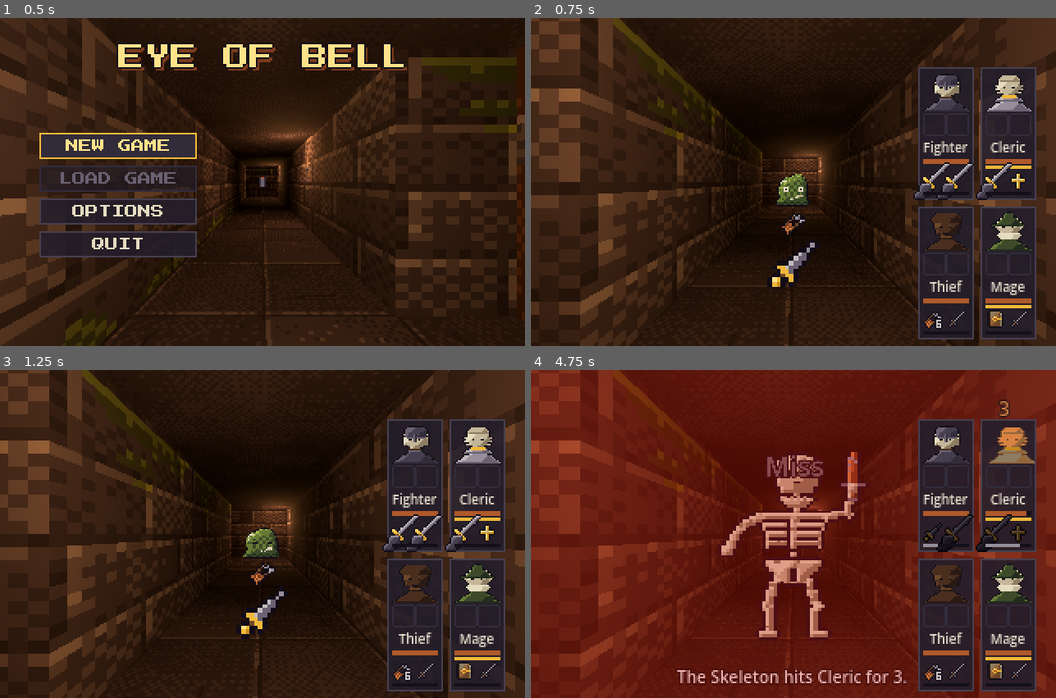
Above: before the commit, frames 1-4 (two rows, left to right).
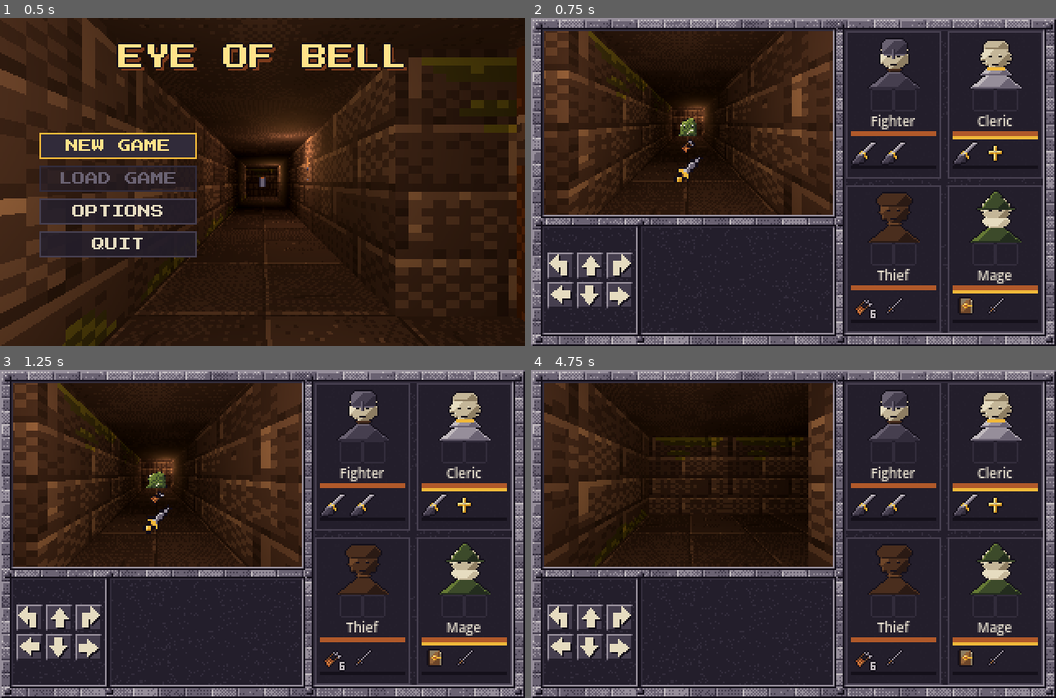
Above: after the commit, the same moments.

Repository: XrNrX/eye-of-bell
Game: Godot game, scene res://scenes/main_menu.tscn
The game is run twice, just before and just after one commit, with the same random seed, the same clock (stepped at 60 frames per second) and the same inputs.
Inputs (mouse positions are in pixels of both pictures, inside the frame that each line leads up to):
- Up to frame 1 (0.5 s): no input
- Up to frame 2 (0.75 s): click "NEW GAME" at 0.5 s
- Up to frame 3 (1.25 s): no input
- Up to frame 4 (4.75 s): click (562, 619) at 1.27 s; click (935, 534) at 2.02 s; click (588, 619) at 2.77 s; click (956, 534) at 3.52 s; click (993, 534) at 4.27 s

Frame 1 is identical in both runs. In frame 2, 68% of the frame differs, in the area x 0-100%, y 0-100%; in frame 3, 68%; in frame 4, 89%.

Commit message:
Rearrange the HUD into a classic Eye of the Beholder layout with a stone frame
3D view top-left, party panels at the right, message log and on-screen
movement arrows along the bottom, all inside a generated stone frame. The
camera uses an off-axis projection so the view sits in its window; layout
rectangles live in ui_layout.gd. The message line becomes a scrolling log.

Co-Authored-By: Claude Sonnet 5.5 <noreply@anthropic.com>

Diff:
--- a/data/party/cleric.tres
+++ b/data/party/cleric.tres
@@ -1,7 +1,7 @@
 [gd_resource type="Resource" load_steps=7 format=3]
 
 [ext_resource type="Script" path="res://scripts/character_def.gd" id="1_def"]
-[ext_resource type="Texture2D" path="res://art/ui/hand_sword.png" id="2_hand"]
+[ext_resource type="Texture2D" path="res://art/ui/hand_sword_small.png" id="2_hand"]
 [ext_resource type="Texture2D" path="res://art/portraits/cleric/portrait.png" id="3_portrait"]
 [ext_resource type="Texture2D" path="res://art/portraits/cleric/portrait_hurt.png" id="4_hurt"]
 [ext_resource type="Texture2D" path="res://art/portraits/cleric/portrait_dead.png" id="5_dead"]
--- a/data/party/fighter.tres
+++ b/data/party/fighter.tres
@@ -1,7 +1,7 @@
 [gd_resource type="Resource" load_steps=6 format=3]
 
 [ext_resource type="Script" path="res://scripts/character_def.gd" id="1_def"]
-[ext_resource type="Texture2D" path="res://art/ui/hand_sword.png" id="2_hand"]
+[ext_resource type="Texture2D" path="res://art/ui/hand_sword_small.png" id="2_hand"]
 [ext_resource type="Texture2D" path="res://art/portraits/fighter/portrait.png" id="3_portrait"]
 [ext_resource type="Texture2D" path="res://art/portraits/fighter/portrait_hurt.png" id="4_hurt"]
 [ext_resource type="Texture2D" path="res://art/portraits/fighter/portrait_dead.png" id="5_dead"]
--- a/data/party/mage.tres
+++ b/data/party/mage.tres
@@ -1,7 +1,7 @@
 [gd_resource type="Resource" load_steps=8 format=3]
 
 [ext_resource type="Script" path="res://scripts/character_def.gd" id="1_def"]
-[ext_resource type="Texture2D" path="res://art/ui/hand_sword.png" id="2_hand"]
+[ext_resource type="Texture2D" path="res://art/ui/hand_sword_small.png" id="2_hand"]
 [ext_resource type="Texture2D" path="res://art/portraits/mage/portrait.png" id="3_portrait"]
 [ext_resource type="Texture2D" path="res://art/portraits/mage/portrait_hurt.png" id="4_hurt"]
 [ext_resource type="Texture2D" path="res://art/portraits/mage/portrait_dead.png" id="5_dead"]
--- a/data/party/thief.tres
+++ b/data/party/thief.tres
@@ -1,7 +1,7 @@
 [gd_resource type="Resource" load_steps=8 format=3]
 
 [ext_resource type="Script" path="res://scripts/character_def.gd" id="1_def"]
-[ext_resource type="Texture2D" path="res://art/ui/hand_sword.png" id="2_hand"]
+[ext_resource type="Texture2D" path="res://art/ui/hand_sword_small.png" id="2_hand"]
 [ext_resource type="Texture2D" path="res://art/portraits/thief/portrait.png" id="3_portrait"]
 [ext_resource type="Texture2D" path="res://art/portraits/thief/portrait_hurt.png" id="4_hurt"]
 [ext_resource type="Texture2D" path="res://art/portraits/thief/portrait_dead.png" id="5_dead"]
--- a/scenes/hud.tscn
+++ b/scenes/hud.tscn
@@ -6,23 +6,17 @@
 layer = 5
 script = ExtResource("1_hud")
 
+[node name="Log" type="RichTextLabel" parent="."]
+unique_name_in_owner = true
+mouse_filter = 2
+theme_override_constants/line_separation = 0
+theme_override_font_sizes/normal_font_size = 8
+scroll_following = true
+selection_enabled = false
+
 [node name="Message" type="Label" parent="."]
 unique_name_in_owner = true
-anchors_preset = 7
-anchor_left = 0.5
-anchor_top = 1.0
-anchor_right = 0.5
-anchor_bottom = 1.0
-offset_left = -84.0
-offset_top = -40.0
-offset_right = 84.0
-offset_bottom = -6.0
-grow_horizontal = 2
-grow_vertical = 0
 mouse_filter = 2
-theme_override_colors/font_outline_color = Color(0, 0, 0, 1)
-theme_override_constants/outline_size = 3
-theme_override_font_sizes/font_size = 10
-horizontal_alignment = 1
-vertical_alignment = 2
-autowrap_mode = 3
+theme_override_font_sizes/font_size = 8
+clip_text = true
+text_overrun_behavior = 3
--- a/scenes/main.tscn
+++ b/scenes/main.tscn
@@ -3,6 +3,9 @@
 [ext_resource type="PackedScene" path="res://scenes/cursor_item.tscn" id="14_cursor"]
 [ext_resource type="Script" path="res://scripts/combat_feel.gd" id="20_feel"]
 [ext_resource type="Script" path="res://scripts/save_manager.gd" id="21_save"]
+[ext_resource type="Script" path="res://scripts/view_camera.gd" id="22_camera"]
+[ext_resource type="Script" path="res://scripts/ui_frame.gd" id="23_frame"]
+[ext_resource type="Script" path="res://scripts/move_arrows.gd" id="24_arrows"]
 [ext_resource type="PackedScene" path="res://scenes/inventory_screen.tscn" id="15_inventory"]
 [ext_resource type="Script" path="res://scripts/party.gd" id="7_party"]
 [ext_resource type="Resource" path="res://data/party/fighter.tres" id="8_fighter"]
@@ -41,6 +44,7 @@
 [node name="Camera3D" type="Camera3D" parent="Player"]
 transform = Transform3D(1, 0, 0, 0, 1, 0, 0, 0, 1, 0, 1, 0)
 fov = 75.0
+script = ExtResource("22_camera")
 
 [node name="Torch" type="OmniLight3D" parent="Player"]
 transform = Transform3D(1, 0, 0, 0, 1, 0, 0, 0, 1, 0, 1.4, 0)
@@ -52,6 +56,12 @@
 
 [node name="DebugOverlay" parent="." instance=ExtResource("4_debug")]
 player_path = NodePath("../Player")
+
+[node name="Frame" type="CanvasLayer" parent="."]
+script = ExtResource("23_frame")
+
+[node name="Arrows" type="CanvasLayer" parent="."]
+script = ExtResource("24_arrows")
 
 [node name="Hud" parent="." instance=ExtResource("5_hud")]
 
--- a/scenes/party_hud.tscn
+++ b/scenes/party_hud.tscn
@@ -18,16 +18,11 @@
 
 [node name="Panels" type="GridContainer" parent="."]
 unique_name_in_owner = true
-anchors_preset = 3
-anchor_left = 1.0
-anchor_top = 1.0
-anchor_right = 1.0
-anchor_bottom = 1.0
-offset_left = -84.0
-offset_top = -112.0
-offset_right = -4.0
-offset_bottom = -4.0
-grow_horizontal = 0
-grow_vertical = 0
+offset_left = 192.0
+offset_top = 8.0
+offset_right = 312.0
+offset_bottom = 192.0
 mouse_filter = 2
+theme_override_constants/h_separation = 4
+theme_override_constants/v_separation = 4
 columns = 2
--- a/scripts/hud.gd
+++ b/scripts/hud.gd
@@ -1,52 +1,85 @@
 extends CanvasLayer
-## Minimal HUD: a short-lived message at the bottom (a "miss" message is tinted and
-## prefixed: see data/combat_feel.tres). Other scripts call
-## show_message() through the "hud" group, so this scene can be removed without
-## breaking anything.
+## The message log, in the log window of the stone frame (see ui_layout.gd): a scrolling
+## history of what happened ("The Slime hits Cleric for 2."), newest at the bottom and
+## brightest, older lines dimmer. Below it a one-line status row shows transient text: the
+## name of the item under the mouse, or a prompt like "Heal whom?".
+##
+## Other scripts call show_message() through the "hud" group, so this scene can be removed
+## without breaking anything:
+##   show_message(text)             a line in the log
+##   show_message(text, true)       the status row; stays until clear_message()
+##   show_message(text, false, "miss")   a log line in the miss style (prefix and colour
+##                                  from data/combat_feel.tres)
+##   clear_message(only_if)         clear the status row (only if it shows that text)
+##
+## last_message / last_tone are the newest log line, for anything that wants to read it.
 
+const UiLayout := preload("res://scripts/ui_layout.gd")
 const FeelConfigScript := preload("res://scripts/combat_feel_config.gd")
 
-const MESSAGE_TIME := 2.0  # Seconds a message stays fully visible.
-const FADE_TIME := 0.5
+const MAX_LINES := 40
+const NEWEST := Color("e6dcc0")    # Palette bone_300.
+const RECENT := Color("c3bcc0")    # Palette stone_100.
+const OLD := Color("968e9a")       # Palette stone_300.
+const STATUS := Color("ffe38a")    # Palette torch_300.
+const PADDING := Vector2(4, 3)
+const STATUS_HEIGHT := 10.0
 
 var feel_cfg: Resource = FeelConfigScript.get_config()  # data/combat_feel.tres
-@onready var message: Label = %Message
+@onready var log_text: RichTextLabel = %Log
+@onready var message: Label = %Message  # The status row.
 
-var tween: Tween
+var lines := []  # [{text, colour: Color or null (use the age colour)}], oldest first.
+var last_message := ""
+var last_tone := ""
 
 
 func _ready() -> void:
 	add_to_group("hud")
-	message.modulate.a = 0.0
+	var well := UiLayout.LOG
+	log_text.position = well.position + PADDING
+	log_text.size = well.size - PADDING * 2.0 - Vector2(0, STATUS_HEIGHT)
+	message.position = Vector2(well.position.x + PADDING.x, well.end.y - PADDING.y - STATUS_HEIGHT)
+	message.size = Vector2(well.size.x - PADDING.x * 2.0, STATUS_HEIGHT)
+	message.add_theme_color_override("font_color", STATUS)
+	message.text = ""
+	log_text.get_v_scroll_bar().modulate.a = 0.0  # It scrolls itself; no scrollbar needed.
 
 
-## Show a message, which fades out after a couple of seconds. With hold = true it
-## stays until clear_message() instead (used for hover text, see quick_slot.gd).
-## tone "miss" gives it the miss style (prefix and colour) if that effect is enabled.
+## A line in the log, or (hold) the status row. tone "miss" gives it the miss style.
 func show_message(text: String, hold := false, tone := "") -> void:
+	if hold:
+		message.text = text
+		return
+	var colour = null
 	if tone == "miss" and feel_cfg.miss_message_enabled:
 		text = feel_cfg.miss_prefix + text
-		message.add_theme_color_override("font_color", feel_cfg.miss_colour)
-	else:
-		message.remove_theme_color_override("font_color")
-	message.text = text
-	message.modulate.a = 1.0
-	if tween:
-		tween.kill()  # Restart the timer if a message is already showing.
-		tween = null
-	if hold:
-		return
-	tween = create_tween()
-	tween.tween_interval(MESSAGE_TIME)
-	tween.tween_property(message, "modulate:a", 0.0, FADE_TIME)
+		colour = feel_cfg.miss_colour
+	last_message = text
+	last_tone = tone
+	lines.append({"text": text, "colour": colour})
+	if lines.size() > MAX_LINES:
+		lines.pop_front()
+	_redraw()
 
 
-## Hide the message now. With only_if, only if that exact text is the one showing,
-## so a hover ending can't wipe a different message that arrived in the meantime.
+## Clear the status row now. With only_if, only if that exact text is showing, so a hover
+## ending can't wipe a different prompt that arrived in the meantime.
 func clear_message(only_if := "") -> void:
-	if only_if != "" and message.text != only_if:
-		return
-	if tween:
-		tween.kill()
-		tween = null
-	message.modulate.a = 0.0
+	if only_if == "" or message.text == only_if:
+		message.text = ""
+
+
+## Rebuild the log: the newest line brightest, the two before it a little dimmer, the rest dim.
+func _redraw() -> void:
+	log_text.clear()
+	for i in lines.size():
+		var age: int = lines.size() - 1 - i
+		var line: Dictionary = lines[i]
+		var colour: Color = line.colour if line.colour != null else \
+				(NEWEST if age == 0 else (RECENT if age <= 2 else OLD))
+		log_text.push_color(colour)
+		log_text.add_text(line.text)
+		log_text.pop()
+		if i < lines.size() - 1:
+			log_text.newline()
--- /dev/null
+++ b/scripts/move_arrows.gd
@@ -0,0 +1,65 @@
+extends CanvasLayer
+## The on-screen movement arrows, in the arrows window of the stone frame:
+##
+##     [turn left]  [forward]  [turn right]
+##     [strafe L ]  [back   ]  [strafe R  ]
+##
+## They do exactly what W/A/S/D/Q/E do (Player.command), including holding the mouse button
+## down to keep walking; the player ignores them while a step is animating, as for keys.
+## Talks to the player through its group, so deleting this node just removes the arrows.
+
+const UiLayout := preload("res://scripts/ui_layout.gd")
+
+const BUTTON := 16.0
+const GAP := 2.0
+# [command, art name] in reading order.
+const LAYOUT := [
+	["turn_left", "turn_left"], ["forward", "up"], ["turn_right", "turn_right"],
+	["strafe_left", "left"], ["back", "down"], ["strafe_right", "right"],
+]
+
+var buttons := {}  # command -> TextureButton
+var player: Node
+
+
+func _ready() -> void:
+	layer = 6
+	var well := UiLayout.ARROWS
+	var block := Vector2(3 * BUTTON + 2 * GAP, 2 * BUTTON + GAP)
+	var origin := well.position + ((well.size - block) / 2.0).floor()
+	for i in LAYOUT.size():
+		var command: String = LAYOUT[i][0]
+		var art: String = LAYOUT[i][1]
+		var b := TextureButton.new()
+		b.texture_normal = load("res://art/ui/arrow_%s.png" % art)
+		b.texture_pressed = load("res://art/ui/arrow_%s_pressed.png" % art)
+		b.texture_filter = CanvasItem.TEXTURE_FILTER_NEAREST
+		b.focus_mode = Control.FOCUS_NONE  # Space/Enter/F shouldn't press them.
+		b.position = origin + Vector2((i % 3) * (BUTTON + GAP), (i / 3) * (BUTTON + GAP))
+		b.tooltip_text = command.replace("_", " ").capitalize()
+		# Act on the press itself, so even a very quick tap (down and up between two frames)
+		# is never missed; _process then repeats it while the button stays held.
+		b.button_down.connect(_press.bind(command))
+		add_child(b)
+		buttons[command] = b
+
+
+func _press(command: String) -> void:
+	_find_player()
+	if player:
+		player.command(command)
+
+
+func _find_player() -> void:
+	if player == null or not is_instance_valid(player):
+		player = get_tree().get_first_node_in_group("player")
+
+
+func _process(_delta: float) -> void:
+	# Held buttons repeat every frame; the player ignores the calls while it is mid-step.
+	_find_player()
+	if player == null:
+		return
+	for command in buttons:
+		if buttons[command].button_pressed:
+			player.command(command)
--- a/scripts/party_hud.gd
+++ b/scripts/party_hud.gd
@@ -15,12 +15,14 @@
 const QuickSlot := preload("res://scripts/quick_slot.gd")
 const SpellMenu := preload("res://scripts/spell_menu.gd")
 const SpellDef := preload("res://scripts/spell_def.gd")
+const UiLayout := preload("res://scripts/ui_layout.gd")
 const FeelConfigScript := preload("res://scripts/combat_feel_config.gd")
 const StackCount := preload("res://scripts/stack_count.gd")
 
-const PORTRAIT_SIZE := Vector2(24, 24)
-const HAND_SIZE := Vector2(12, 12)
+const PORTRAIT_SIZE := Vector2(32, 32)   # The portrait art's own size: crisp, no scaling.
+const HAND_SIZE := Vector2(16, 16)
 const BAR_WIDTH := 24.0
+const PANEL_SIZE := Vector2(58, 90)      # Two across, two down fill the party window (ui_layout.gd).
 
 const HAND_READY := Color(1, 1, 1)
 const HAND_COOLING := Color(0.35, 0.33, 0.38)
@@ -65,6 +67,11 @@
 
 func _ready() -> void:
 	party = get_tree().get_first_node_in_group("party")
+	# The red hit flash covers the 3D view only, not the whole screen.
+	flash.set_anchors_preset(Control.PRESET_TOP_LEFT)
+	flash.position = UiLayout.VIEW.position
+	flash.size = UiLayout.VIEW.size
+	panels_grid.position = UiLayout.PARTY.position
 	if party == null:
 		return
 	for m in party.members:
@@ -380,7 +387,8 @@
 	for slot in panels:
 		_update_hp(slot)
 		var portrait: Control = panels[slot].portrait
-		portrait.position.x = 0.0  # Cancel a shake that was in progress.
+		if portrait.has_meta("rest_x"):
+			portrait.position.x = portrait.get_meta("rest_x")  # Cancel a shake that was in progress.
 
 
 ## The portrait of a hero who was hit jolts sideways and settles (a bigger hit shakes
@@ -390,6 +398,10 @@
 		return
 	var amp: float = feel_cfg.portrait_shake_pixels * (1.0 + minf(damage, 8) / 8.0)
 	var t: float = feel_cfg.portrait_shake_seconds
+	# The portrait sits centred in its panel, not at x=0: remember where, and shake around it.
+	if not portrait.has_meta("rest_x"):
+		portrait.set_meta("rest_x", portrait.position.x)
+	var rest: float = portrait.get_meta("rest_x")
 	if portrait.has_meta("shake_tween"):
 		portrait.get_meta("shake_tween").kill()
 	var tween := create_tween()
@@ -398,8 +410,8 @@
 	for i in steps:
 		var fall := 1.0 - float(i) / steps
 		var dir := 1.0 if i % 2 == 0 else -1.0
-		tween.tween_property(portrait, "position:x", dir * amp * fall, t / (steps + 1))
-	tween.tween_property(portrait, "position:x", 0.0, t / (steps + 1))
+		tween.tween_property(portrait, "position:x", rest + dir * amp * fall, t / (steps + 1))
+	tween.tween_property(portrait, "position:x", rest, t / (steps + 1))
 
 
 func _make_panel(m) -> Dictionary:
@@ -413,11 +425,12 @@
 	box.set_border_width_all(1)
 	box.set_content_margin_all(3)
 	root.add_theme_stylebox_override("panel", box)
+	root.custom_minimum_size = PANEL_SIZE
 	root.mouse_filter = Control.MOUSE_FILTER_IGNORE
 	panels_grid.add_child(root)
 
 	var col := VBoxContainer.new()
-	col.add_theme_constant_override("separation", 1)
+	col.add_theme_constant_override("separation", 0)
 	col.mouse_filter = Control.MOUSE_FILTER_IGNORE
 	root.add_child(col)
 
@@ -441,7 +454,15 @@
 	frame.mouse_filter = Control.MOUSE_FILTER_IGNORE
 	col.add_child(frame)
 	frame.add_child(portrait)
-	portrait.set_anchors_and_offsets_preset(Control.PRESET_FULL_RECT)
+	# 32x32 in the middle of the panel's width, however wide the frame turns out to be.
+	portrait.anchor_left = 0.5
+	portrait.anchor_right = 0.5
+	portrait.anchor_top = 0.0
+	portrait.anchor_bottom = 1.0
+	portrait.offset_left = -PORTRAIT_SIZE.x / 2.0
+	portrait.offset_right = PORTRAIT_SIZE.x / 2.0
+	portrait.offset_top = 0.0
+	portrait.offset_bottom = 0.0
 
 	# A gold outline over the portrait while a buff (Shield, Bless) is active.
 	var buff_ring := Panel.new()
@@ -453,7 +474,8 @@
 	buff_ring.mouse_filter = Control.MOUSE_FILTER_IGNORE
 	buff_ring.visible = false
 	portrait.add_child(buff_ring)
-	portrait.resized.connect(func(): buff_ring.size = portrait.size)
+	buff_ring.anchor_right = 1.0   # Fills its parent whatever size layout gives it
+	buff_ring.anchor_bottom = 1.0  # (a resized signal missed the portrait's first layout).
 
 	# Two quick slots under the portrait (consumables; see quick_slot.gd).
 	var quick_row := HBoxContainer.new()
--- a/scripts/player.gd
+++ b/scripts/player.gd
@@ -7,6 +7,7 @@
 
 const DungeonMap := preload("res://scripts/dungeon_map.gd")
 const ItemDef := preload("res://scripts/item_def.gd")
+const UiLayout := preload("res://scripts/ui_layout.gd")
 
 const MOVE_TIME := 0.2  # Seconds per step or turn.
 
@@ -57,8 +58,9 @@
 ## click actually landed on the item's sprite doesn't matter, only that it's there;
 ## see the summary for why (headless-testable determinism over pixel-precise picking).
 ## Shift+click (empty-handed) sends the item straight to the party instead: see Party.stow.
+## Only clicks inside the 3D view window count: the stone frame around it takes no clicks.
 func _unhandled_input(event: InputEvent) -> void:
-	if event is InputEventMouseButton and event.pressed and event.button_index == MOUSE_BUTTON_LEFT:
+	if event is InputEventMouseButton and event.pressed and event.button_index == MOUSE_BUTTON_LEFT 			and UiLayout.VIEW.has_point(event.position):
 		_click_item(event.shift_pressed)
 
 
@@ -127,17 +129,32 @@
 
 	# Polling (instead of key events) lets you hold a key to keep walking.
 	if Input.is_physical_key_pressed(KEY_W):
-		_try_move(DIRS[facing])
+		command("forward")
 	elif Input.is_physical_key_pressed(KEY_S):
-		_try_move(DIRS[(facing + 2) % 4])
+		command("back")
 	elif Input.is_physical_key_pressed(KEY_A):
-		_try_move(DIRS[(facing + 1) % 4])  # Left of facing.
+		command("strafe_left")
 	elif Input.is_physical_key_pressed(KEY_D):
-		_try_move(DIRS[(facing + 3) % 4])  # Right of facing.
+		command("strafe_right")
 	elif Input.is_physical_key_pressed(KEY_Q):
-		_turn(1)
+		command("turn_left")
 	elif Input.is_physical_key_pressed(KEY_E):
-		_turn(-1)
+		command("turn_right")
+
+
+## One step or turn, ignored while another is still animating. The keys above and the
+## on-screen arrows (move_arrows.gd) both come through here.
+## kind: forward, back, strafe_left, strafe_right, turn_left, turn_right.
+func command(kind: String) -> void:
+	if tween and tween.is_running():
+		return
+	match kind:
+		"forward": _try_move(DIRS[facing])
+		"back": _try_move(DIRS[(facing + 2) % 4])
+		"strafe_left": _try_move(DIRS[(facing + 1) % 4])  # Left of facing.
+		"strafe_right": _try_move(DIRS[(facing + 3) % 4])
+		"turn_left": _turn(1)
+		"turn_right": _turn(-1)
 
 
 ## Step one tile in grid direction `dir`, unless a wall is in the way.
--- /dev/null
+++ b/scripts/ui_frame.gd
@@ -0,0 +1,20 @@
+extends CanvasLayer
+## The stone UI frame: one 320x200 picture (art/ui/frame.png, drawn by tools/art/gen_frame.py)
+## laid over the 3D world. It is opaque everywhere except the 3D view window, so it hides the
+## rest of the rendered world and gives the log, arrows and party their dark recessed panels.
+## The HUD layers (log, arrows, party) sit on top of it. Never takes a click.
+## Self-contained: delete this node and the 3D view fills the screen behind the HUD again.
+
+const UiLayout := preload("res://scripts/ui_layout.gd")
+const FRAME := preload("res://art/ui/frame.png")
+
+
+func _ready() -> void:
+	layer = UiLayout.FRAME_LAYER
+	var picture := TextureRect.new()
+	picture.texture = FRAME
+	picture.texture_filter = CanvasItem.TEXTURE_FILTER_NEAREST
+	picture.mouse_filter = Control.MOUSE_FILTER_IGNORE
+	picture.position = Vector2.ZERO
+	picture.size = UiLayout.SCREEN
+	add_child(picture)
--- /dev/null
+++ b/scripts/ui_layout.gd
@@ -0,0 +1,26 @@
+extends RefCounted
+## Where everything sits on the 320x200 screen: the classic Eye of the Beholder layout.
+## Use via preload:  const UiLayout := preload("res://scripts/ui_layout.gd")
+##
+##   +--------------------------------+--------------+
+##   |                                |   party      |
+##   |   3D view (VIEW)               |   portraits  |
+##   |                                |   (PARTY)    |
+##   +---------+----------------------+              |
+##   | arrows  |  message log (LOG)   |              |
+##   +---------+----------------------+--------------+
+##
+## KEEP IN SYNC with tools/art/gen_frame.py, which draws the stone frame with these windows
+## cut into it. A test checks that the frame's transparent hole is exactly VIEW.
+##
+## Canvas layers, bottom to top: 3D world, FRAME, log (Hud, 5), arrows and party (6), then
+## the debug overlay, inventory, cursor and the full-screen end screens.
+
+const SCREEN := Vector2(320, 200)
+
+const VIEW := Rect2(8, 8, 176, 112)     # The 3D view.
+const ARROWS := Rect2(8, 128, 56, 64)   # The movement arrows.
+const LOG := Rect2(68, 128, 116, 64)    # The message log.
+const PARTY := Rect2(192, 8, 120, 184)  # The party panels.
+
+const FRAME_LAYER := 4
--- /dev/null
+++ b/scripts/view_camera.gd
@@ -0,0 +1,36 @@
+extends Camera3D
+## The player's camera, framed so that the 3D view appears only in the VIEW window of the
+## stone UI frame (see ui_layout.gd) instead of filling the screen.
+##
+## The scene is still rendered across the whole 320x200 viewport (the frame, which is opaque
+## everywhere except the view window, covers the rest); this just centres the picture on the
+## window and sets the field of view for the window, not the screen. It uses an off-axis
+## ("frustum") projection, so the picture is the same as a camera that rendered only the window,
+## with no distortion. Pixels stay 1:1 with the screen, so the view has the same chunky pixel
+## size as a classic 176x112 view.
+##
+## Camera shake (combat_feel.gd) moves h_offset/v_offset, which still works with this.
+
+const UiLayout := preload("res://scripts/ui_layout.gd")
+
+## Vertical field of view of the VIEW window, in degrees.
+@export var window_fov := 75.0
+
+
+func _ready() -> void:
+	frame_view()
+
+
+func frame_view() -> void:
+	var window := UiLayout.VIEW
+	projection = PROJECTION_FRUSTUM
+	keep_aspect = KEEP_HEIGHT
+	# How tall the window is at the near plane for the field of view we want, then how
+	# much near-plane height one screen pixel is, so the whole screen can be sized from it.
+	var window_height := 2.0 * near * tan(deg_to_rad(window_fov) / 2.0)
+	var per_pixel := window_height / window.size.y
+	size = per_pixel * UiLayout.SCREEN.y
+	var centre := window.get_center() - UiLayout.SCREEN / 2.0  # Window centre, relative to screen centre.
+	# The picture moves the opposite way to the frustum, so to bring the scene's centre to the
+	# window (left and above the screen centre) the frustum shifts right and down.
+	frustum_offset = Vector2(-centre.x * per_pixel, centre.y * per_pixel)
Binary file added: art/ui/arrow_down.png
Not shown, added: art/ui/arrow_down.png.import
Binary file added: art/ui/arrow_down_pressed.png
Not shown, added: art/ui/arrow_down_pressed.png.import
Binary file added: art/ui/arrow_left.png
Not shown, added: art/ui/arrow_left.png.import
Binary file added: art/ui/arrow_left_pressed.png
Not shown, added: art/ui/arrow_left_pressed.png.import
Binary file added: art/ui/arrow_right.png
Not shown, added: art/ui/arrow_right.png.import
Binary file added: art/ui/arrow_right_pressed.png
Not shown, added: art/ui/arrow_right_pressed.png.import
(and 21 more such lines)
